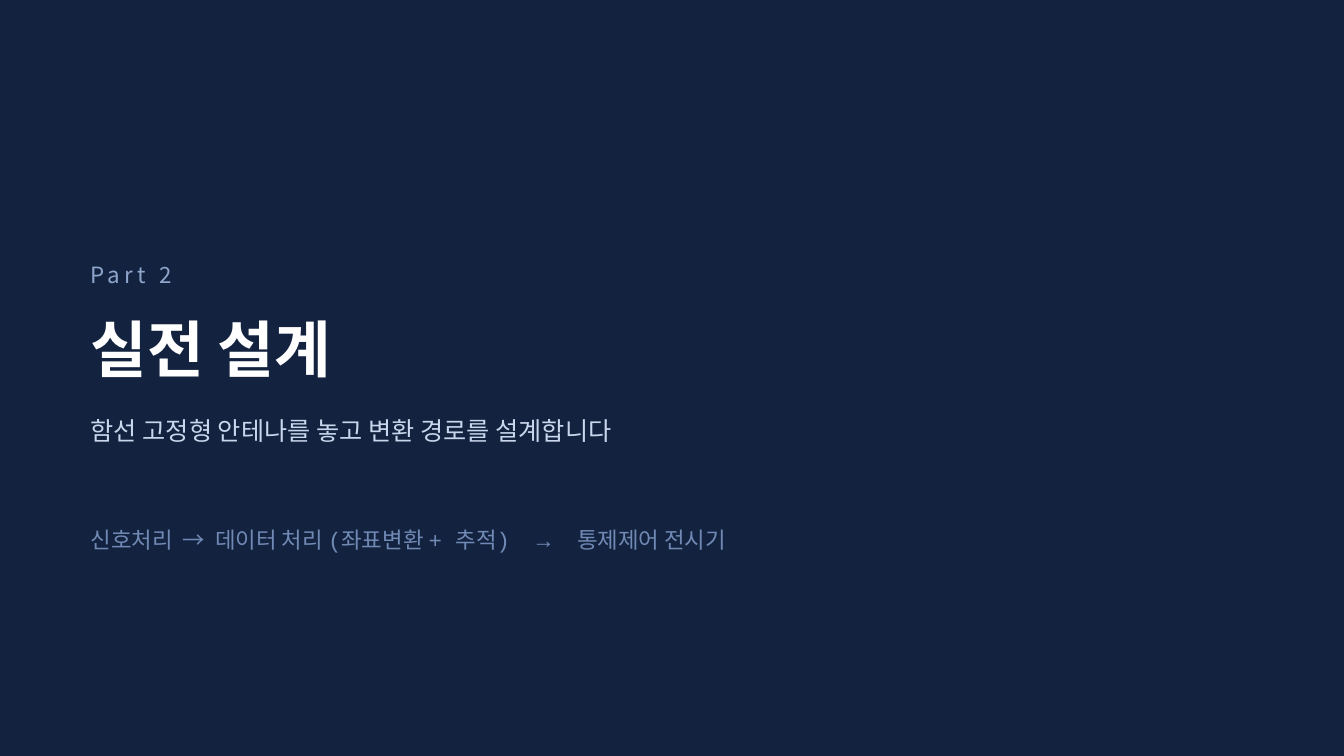
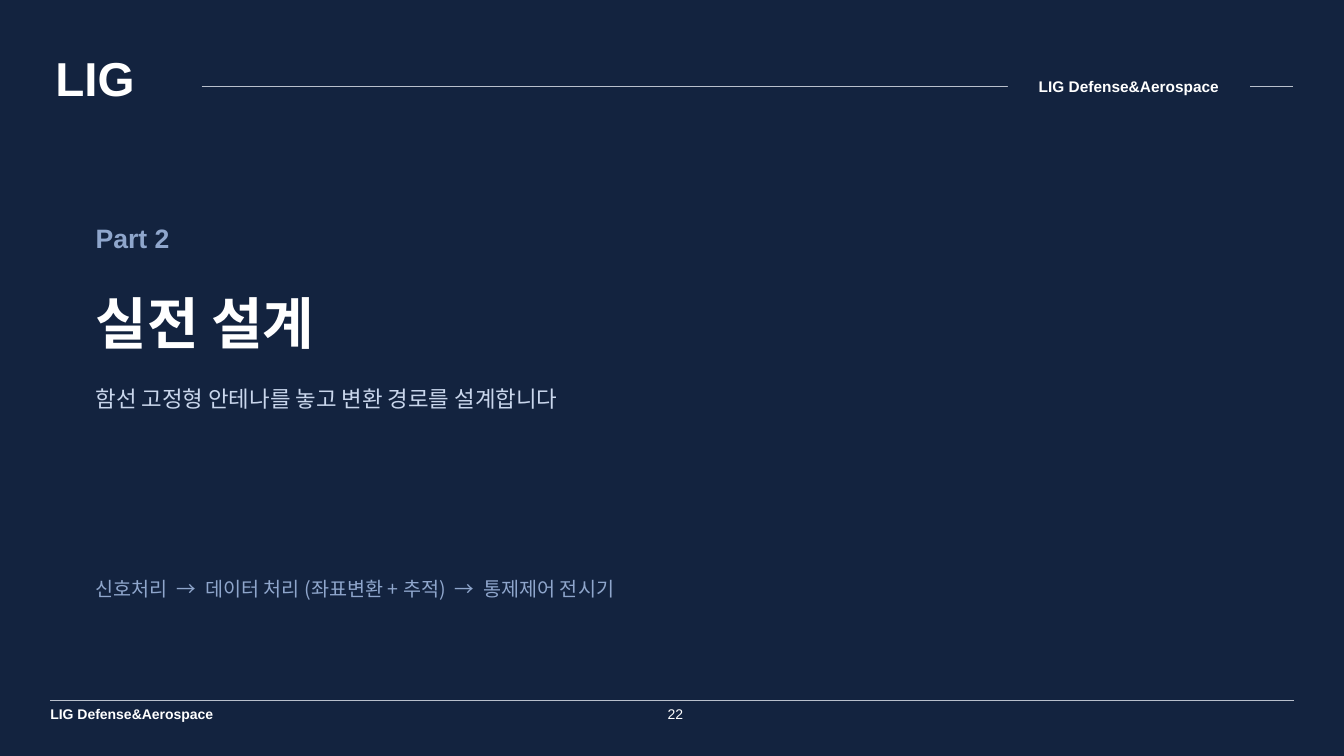
Before and after one commit to harley-hwan/IpcProc, a slide deck: slide 22 of Part2_CoordFrames/ref/산출물/Chapter2_coordinate_systems.pptx. Drawn at 1344x756 pixels with LibreOffice and Linux fonts; fonts in the diff are those of the drawing. Boxes give left, top, right and bottom in pixels: in the first picture for what was removed or moved away, otherwise in the second. Text is boxed around its words. In the diff, an @@ line names an element or a change of style, - is before the commit and + after.

```diff
--- a/Part2_CoordFrames/ref/산출물/Chapter2_coordinate_systems.pptx
+++ b/Part2_CoordFrames/ref/산출물/Chapter2_coordinate_systems.pptx
@@ text added at (55,62,134,97), 34 pt, text #FFFFFF, bold @@
+LIG
@@ line added from (202, 87) to (1294, 87), #B9C0CC 0.75 pt @@
@@ text added at (1039,81,1219,96), 11 pt, text #FFFFFF, bold @@
+LIG Defense&Aerospace
@@ text "Part 2": place and size @@
-text "Part 2" at (159,267,171,283)
+text "Part 2" at (96,229,170,248)
@@ text "Part 2" at (96,229,170,248): size 16 to 19 pt, font Noto Sans CJK KR to Arial, letter spacing 3 to 0 pt, bold on; vertical alignment middle to top @@
@@ text "실전 설계": place and size @@
-text "실전 설계" at (91,320,331,378)
+text "실전 설계" at (96,297,314,349)
@@ text "실전 설계" at (96,297,314,349): size 44 to 40 pt @@
@@ text "함선 고정형 안테나를 놓고 변환 ...": place and size @@
-text "함선 고정형 안테나를 놓고 변환 ..." at (91,419,611,442)
+text "함선 고정형 안테나를 놓고 변환 ..." at (96,388,558,409)
@@ text "함선 고정형 안테나를 놓고 변환 ..." at (96,388,558,409): size 18 to 16 pt; vertical alignment middle to top @@
@@ text "신호처리 → 데이터 처리 (좌표변환 ...": place and size @@
-text "신호처리 → 데이터 처리 (좌표변환 ..." at (91,529,726,553)
+text "신호처리 → 데이터 처리 (좌표변환 ..." at (96,580,614,600)
@@ text "신호처리 → 데이터 처리 (좌표변환 ..." at (96,580,614,600): size 16 to 14 pt, font Courier New to Noto Sans CJK KR, text colour #7189B5 to #8FA6CC; vertical alignment middle to top @@
@@ line added from (50, 701) to (1294, 701), #B9C0CC 0.75 pt @@
@@ text added at (50,709,213,722), 10 pt, text #FFFFFF, bold @@
+LIG Defense&Aerospace
@@ page number added at (668,709,684,719), 10 pt, text #FFFFFF @@
+22
```
Also in this commit, not shown: 34 other slides changed, 9 other files.
